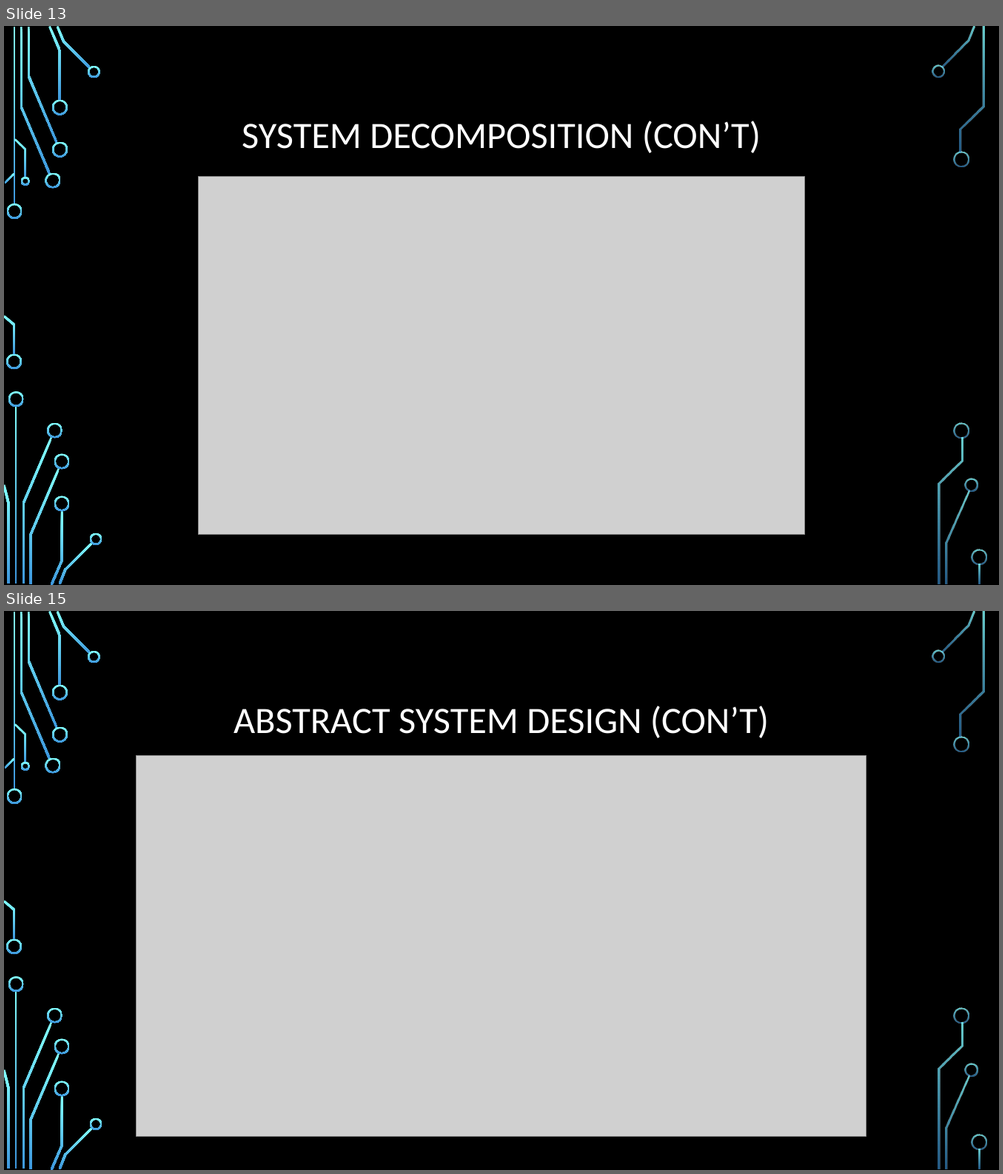
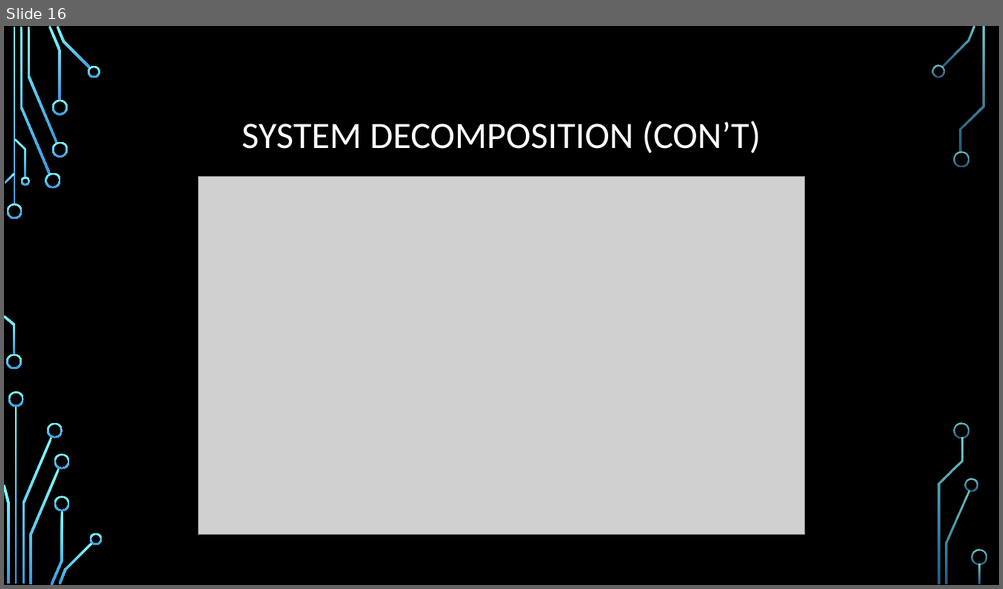
Before and after one commit to TechDevTom/HEMAUnityScripts, a slide deck: Documentation/Presentation.pptx. Shown one above the other, each under a label of ours: slides 13 and 15 before the commit, slide 16 after it; the slides between them are not shown. The pictures are 1003x1174 and 1003x589 pixels, drawn with LibreOffice and Linux fonts; fonts in the diff are those of the drawing; grey boxes stand for pictures; background and template pictures are left out. Boxes give left, top, right and bottom in pixels: in the first picture for what was removed or moved away, otherwise in the second. Text is boxed around its words. In the diff, an @@ line names an element or a change of style, - is before the commit and + after.

```diff
--- a/Documentation/Presentation.pptx
+++ b/Documentation/Presentation.pptx
@@ slide 15 removed at (4, 611, 999, 1170), background picture (left out); not listed: 36 template elements that a slide beside it also shows @@
@@ title removed at (233, 706, 768, 738) @@
-ABSTRACT SYSTEM DESIGN (CON’T)
@@ picture removed at (136, 756, 867, 1137) @@
@@ what was slide 13 is now slide 16 @@
```
Also in this commit, not shown: 2 slides changed, 8 slides added.
